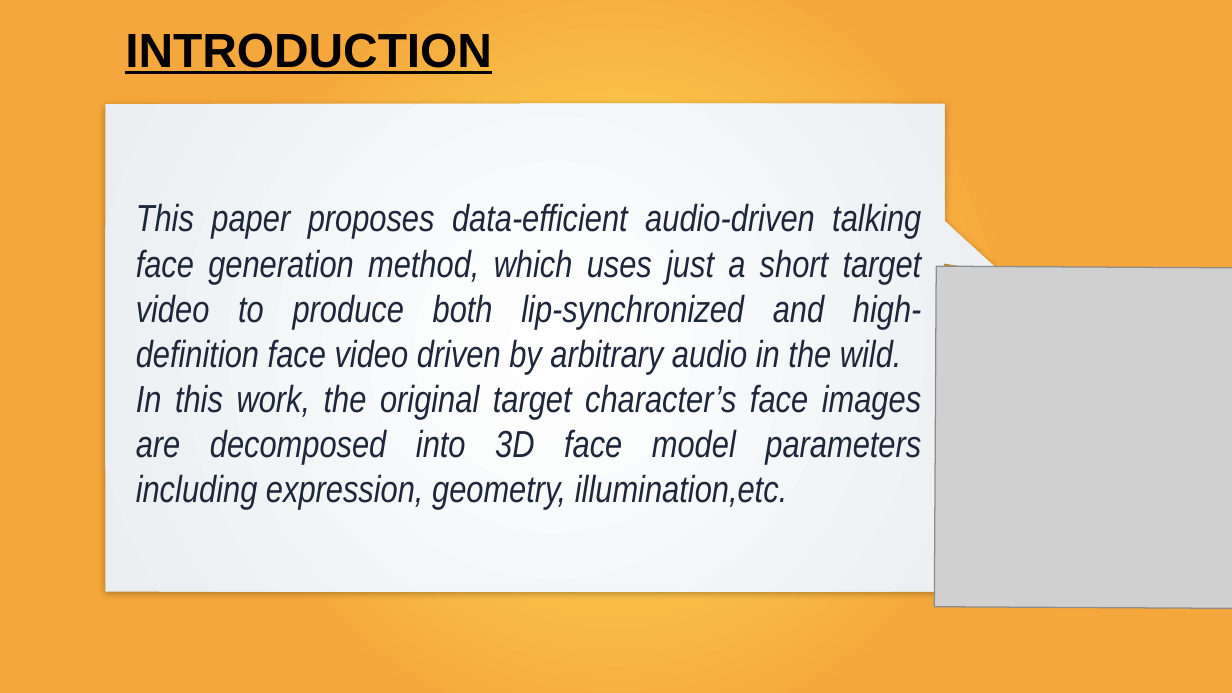
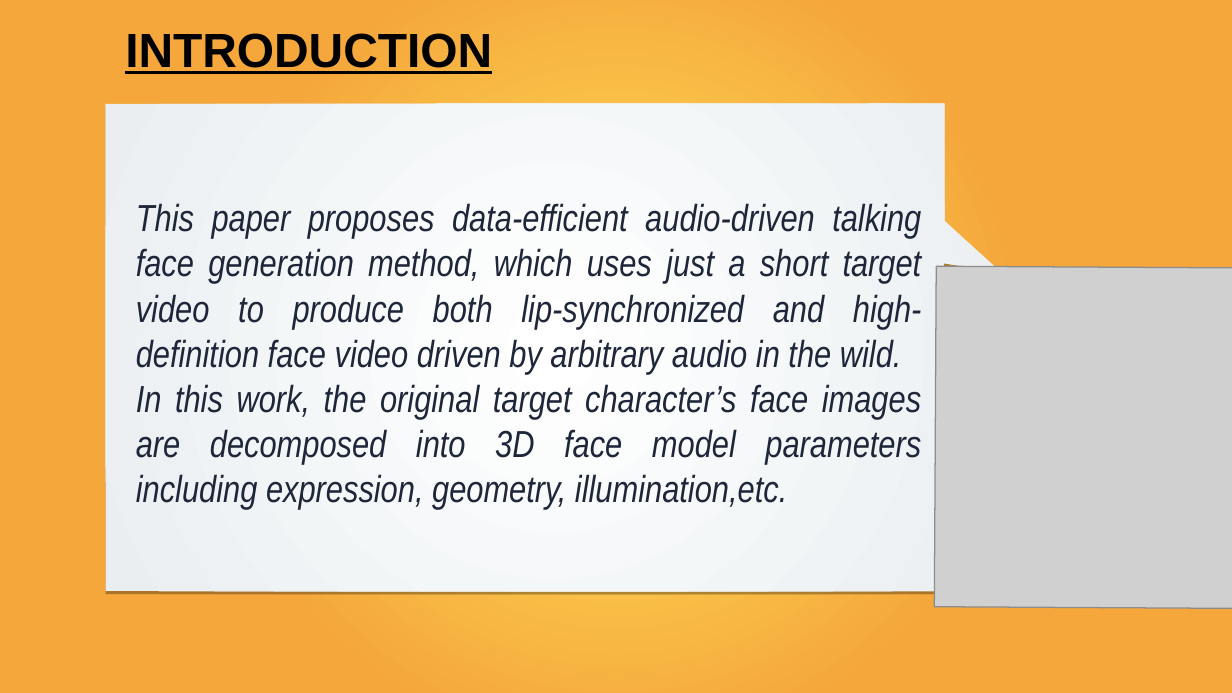
Before and after one commit to mr-speedster/seminar-presentation, a slide deck: slide 2 of Presentation.pptx. Drawn at 1232x693 pixels with LibreOffice and Linux fonts; fonts in the diff are those of the drawing; grey boxes stand for pictures. Boxes give left, top, right and bottom in pixels: in the first picture for what was removed or moved away, otherwise in the second. Text is boxed around its words. In the diff, an @@ line names an element or a change of style, - is before the commit and + after.

```diff
--- a/Presentation.pptx
+++ b/Presentation.pptx
@@ freeform shape at bbox=[106, 103, 1002, 591]: shadow changed @@
```
Also in this commit, not shown: 5 other slides changed, 7 slides added, 13 slides removed, 2 other files.
